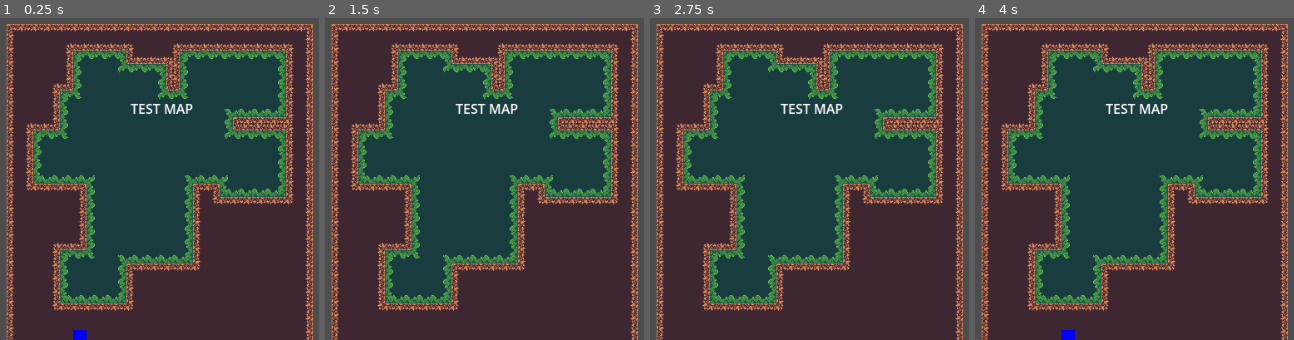
Above: before the commit, frames 1-4 (left to right).
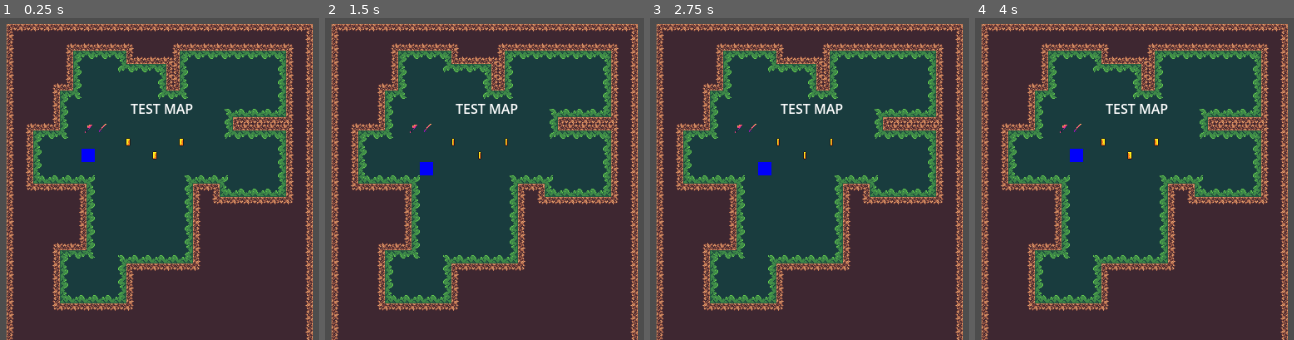
Above: after the commit, the same moments.

Repository: impstudio2024/Brackeys2024-2
Game: Godot game, scene res://Scenes/testmap/testmap.tscn
Same seed, same stepped clock (60 frames per second), same inputs: the game is played once before the commit and once after it. This scene is started directly instead of the project's main scene.
Inputs (mouse positions are in pixels of both pictures, inside the frame that each line leads up to):
- Up to frame 1 (0.25 s): no input
- Up to frame 2 (1.5 s): tap Enter at 0.5 s; move the mouse to (outside the picture) at 0.52 s; hold D (move_right) 0.53-1.28 s; click (outside the picture) at 0.67 s; tap Space at 1.25 s; move the mouse to (503, 137) at 1.27 s; hold S (move_down) from 1.28 s (still down)
- Up to frame 3 (2.75 s): tap Enter at 2 s; move the mouse to (outside the picture) at 2.02 s; release S (move_down) at 2.03 s; hold D (move_right) from 2.03 s (still down)
- Up to frame 4 (4 s): tap Space at 2.75 s; move the mouse to (1274, 204) at 2.77 s; release D (move_right) at 2.78 s; hold W (move_up) 2.78-3.53 s; click (1274, 204) at 2.92 s; tap Enter at 3.5 s; move the mouse to (outside the picture) at 3.52 s; hold A (move_left) from 3.53 s (still down)

The runs differ from the first frame. In frame 1, 0.5% of the frame differs, in the area x 22-58%, y 32-100%; in frame 2, 0.3%; in frame 3, 0.3%; in frame 4, 0.5%.

Commit message:
add weapon pickups and corresponding tiles for the entity tilemap

Diff:
--- /dev/null
+++ b/brackeys-2024-2/Scenes/Weapons/axe.tscn
@@ -0,0 +1,24 @@
+[gd_scene load_steps=5 format=3 uid="uid://b3d8eggut23xb"]
+
+[ext_resource type="PackedScene" uid="uid://cmxxdt26vy16l" path="res://Scenes/pickup.tscn" id="1_0xmf0"]
+[ext_resource type="Script" path="res://Scenes/weapon.gd" id="1_vj84a"]
+[ext_resource type="Texture2D" uid="uid://dvav7li185doy" path="res://Assets/Sprites/axe_placeholder.png" id="2_bu3ua"]
+
+[sub_resource type="SpriteFrames" id="SpriteFrames_wboks"]
+animations = [{
+"frames": [{
+"duration": 1.0,
+"texture": ExtResource("2_bu3ua")
+}],
+"loop": true,
+"name": &"default",
+"speed": 5.0
+}]
+
+[node name="Weapon" instance=ExtResource("1_0xmf0")]
+script = ExtResource("1_vj84a")
+damage = 0
+
+[node name="WeaponSprite" type="AnimatedSprite2D" parent="." index="2"]
+scale = Vector2(0.25, 0.25)
+sprite_frames = SubResource("SpriteFrames_wboks")
--- /dev/null
+++ b/brackeys-2024-2/Scenes/Weapons/sword.tscn
@@ -0,0 +1,24 @@
+[gd_scene load_steps=5 format=3 uid="uid://oyas1loulgv4"]
+
+[ext_resource type="Script" path="res://Scenes/weapon.gd" id="1_861ww"]
+[ext_resource type="PackedScene" uid="uid://cmxxdt26vy16l" path="res://Scenes/pickup.tscn" id="1_xy8yn"]
+[ext_resource type="Texture2D" uid="uid://bacye8jjsb0nw" path="res://Assets/Sprites/sword_placeholder.png" id="2_y2lgr"]
+
+[sub_resource type="SpriteFrames" id="SpriteFrames_wboks"]
+animations = [{
+"frames": [{
+"duration": 1.0,
+"texture": ExtResource("2_y2lgr")
+}],
+"loop": true,
+"name": &"default",
+"speed": 5.0
+}]
+
+[node name="Weapon" instance=ExtResource("1_xy8yn")]
+script = ExtResource("1_861ww")
+damage = 0
+
+[node name="WeaponSprite" type="AnimatedSprite2D" parent="." index="2"]
+scale = Vector2(0.25, 0.25)
+sprite_frames = SubResource("SpriteFrames_wboks")
--- a/brackeys-2024-2/Scenes/testmap/testmap.tscn
+++ b/brackeys-2024-2/Scenes/testmap/testmap.tscn
@@ -1,9 +1,11 @@
-[gd_scene load_steps=10 format=4 uid="uid://p2tulbeaf1e6"]
+[gd_scene load_steps=12 format=4 uid="uid://p2tulbeaf1e6"]
 
 [ext_resource type="Texture2D" uid="uid://bjgpbdeqrua7i" path="res://Assets/Sprites/ground_board_1.png" id="1_7tv78"]
 [ext_resource type="Texture2D" uid="uid://b8dftu8tapow1" path="res://Assets/Sprites/slime_boarder_c3.png" id="2_hroyw"]
 [ext_resource type="PackedScene" uid="uid://cw711chy7feh0" path="res://Scenes/testmap/testcharacter.tscn" id="3_ghrp1"]
-[ext_resource type="PackedScene" uid="uid://cmxxdt26vy16l" path="res://Scenes/pickup.tscn" id="5_roqk3"]
+[ext_resource type="PackedScene" uid="uid://oyas1loulgv4" path="res://Scenes/Weapons/sword.tscn" id="5_02grn"]
+[ext_resource type="PackedScene" uid="uid://b5dxt0fo0xvnp" path="res://Scenes/test_coin.tscn" id="5_c5sie"]
+[ext_resource type="PackedScene" uid="uid://b3d8eggut23xb" path="res://Scenes/Weapons/axe.tscn" id="6_46bn2"]
 
 [sub_resource type="TileSetAtlasSource" id="TileSetAtlasSource_cifss"]
 resource_name = "Ground"
@@ -681,7 +683,9 @@
 
 [sub_resource type="TileSetScenesCollectionSource" id="TileSetScenesCollectionSource_l0uyi"]
 scenes/1/scene = ExtResource("3_ghrp1")
-scenes/2/scene = ExtResource("5_roqk3")
+scenes/5/scene = ExtResource("5_c5sie")
+scenes/6/scene = ExtResource("5_02grn")
+scenes/7/scene = ExtResource("6_46bn2")
 
 [sub_resource type="TileSet" id="TileSet_tbi0s"]
 sources/0 = SubResource("TileSetScenesCollectionSource_l0uyi")
@@ -693,7 +697,8 @@
 tile_set = SubResource("TileSet_vaibt")
 
 [node name="Entities" type="TileMapLayer" parent="."]
-tile_map_data = PackedByteArray("AAARAB8AAAAAAAAAAgAOACEAAAAAAAAAAgATACEAAAAAAAAAAgAKACEAAAAAAAAAAQA=")
+position = Vector2(10, -218)
+tile_map_data = PackedByteArray("AAAKACEAAAAAAAAAAQANACAAAAAAAAAABQARACAAAAAAAAAABQAPACEAAAAAAAAABQALAB8AAAAAAAAABgAKAB8AAAAAAAAABwA=")
 tile_set = SubResource("TileSet_tbi0s")
 
 [node name="disclaimer" type="Label" parent="."]
@@ -704,5 +709,7 @@
 text = "TEST MAP"
 
 [connection signal="body_entered" from="Entities/Pickup" to="Entities/Pickup" method="_on_body_entered"]
-[connection signal="body_entered" from="Entities/@Area2D@26569" to="Entities/@Area2D@26569" method="_on_body_entered"]
-[connection signal="body_entered" from="Entities/@Area2D@26570" to="Entities/@Area2D@26570" method="_on_body_entered"]
+[connection signal="body_entered" from="Entities/@Area2D@175273" to="Entities/@Area2D@175273" method="_on_body_entered"]
+[connection signal="body_entered" from="Entities/@Area2D@175274" to="Entities/@Area2D@175274" method="_on_body_entered"]
+[connection signal="body_entered" from="Entities/Weapon" to="Entities/Weapon" method="_on_body_entered"]
+[connection signal="body_entered" from="Entities/@Area2D@175275" to="Entities/@Area2D@175275" method="_on_body_entered"]
--- /dev/null
+++ b/brackeys-2024-2/Scenes/weapon.gd
@@ -0,0 +1,31 @@
+class_name Weapon
+extends Pickup
+
+@onready var weapon_sprite = $WeaponSprite
+
+@export var damage: int
+#@export var radius: int
+
+# Called when the node enters the scene tree for the first time.
+func _ready():
+
+	pass # Replace with function body.
+
+func _on_body_entered(body: Node2D) -> void:
+
+	if collision_shape_2d.disabled == false:
+		print("Weapon picked up!")
+
+		#call the method for changing the player's weapon sprite
+
+
+		#visible = false
+		#collision_shape_2d.disabled = true
+		## Initialize timer for respawning the item (optional)
+		#if expirable:
+			#timer.start()
+
+
+# Called every frame. 'delta' is the elapsed time since the previous frame.
+func _process(delta):
+	pass
